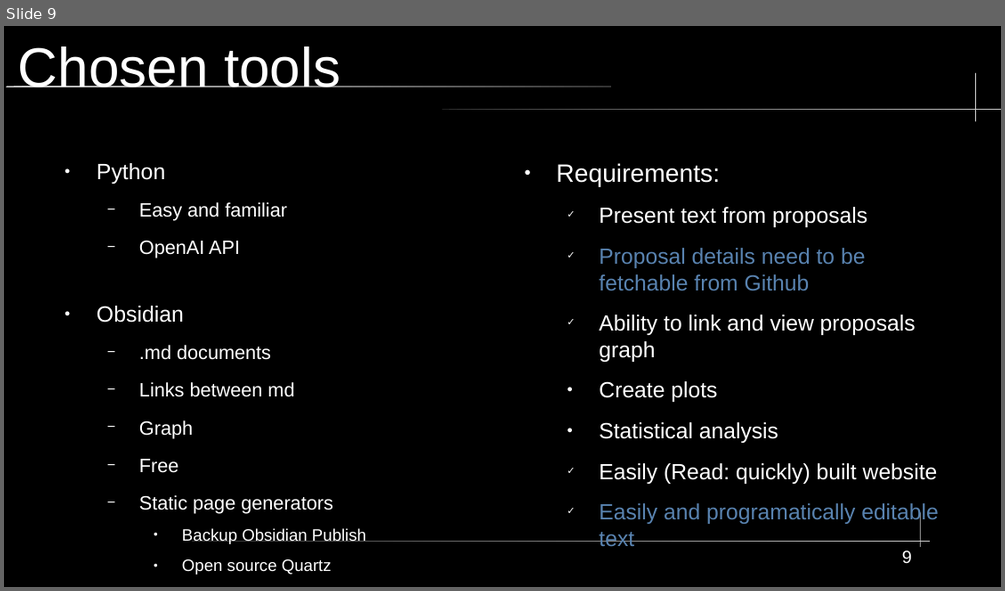
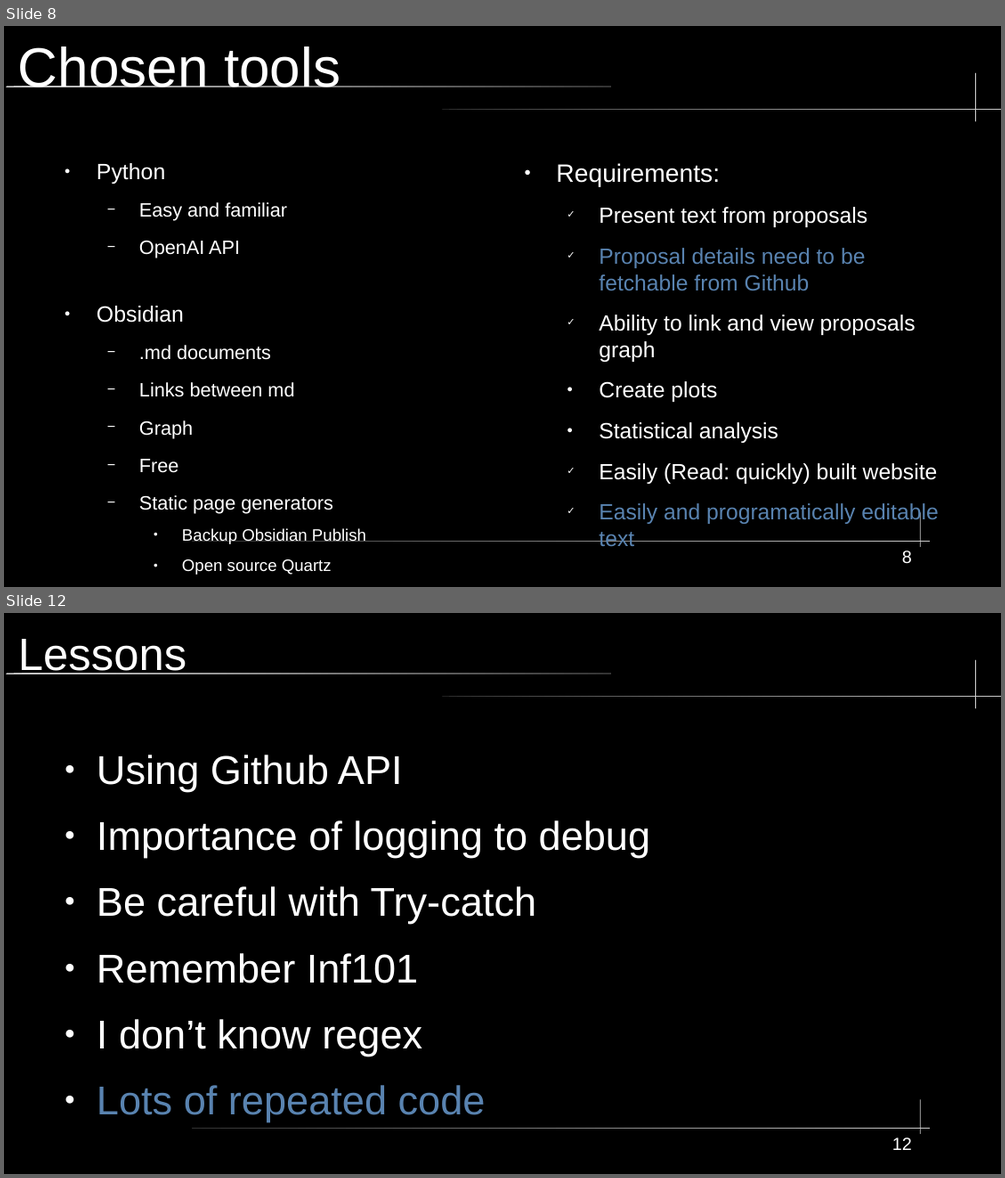
Before and after one commit to KWaloen/tc39_proposals_project, a slide deck: Data Analysis/Presentation/JS Proposals Project.odp. Shown one above the other, each under a label of ours: slide 9 before the commit, slides 8 and 12 after it; the slides between them are not shown. The pictures are 1005x591 and 1005x1178 pixels, drawn with LibreOffice and Linux fonts; fonts in the diff are those of the drawing. Boxes give left, top, right and bottom in pixels: in the first picture for what was removed or moved away, otherwise in the second. Text is boxed around its words. In the diff, an @@ line names an element or a change of style, - is before the commit and + after.

```diff
--- a/Data Analysis/Presentation/JS Proposals Project.odp
+++ b/Data Analysis/Presentation/JS Proposals Project.odp
@@ slide 12 added at bbox=[4, 613, 1001, 1174], background #000000; not listed: 5 template elements that a slide beside it also shows @@
@@ title added at bbox=[18, 639, 186, 674], 36 pt, text #FFFFFF @@
+Lessons
@@ text added at bbox=[97, 755, 651, 1122], 32 pt, text #FFFFFF @@
+● Using Github API
+● Importance of logging to debug
+● Be careful with Try-catch
+● Remember Inf101
+● I don’t know regex
+● Lots of repeated code
@@ page number added at bbox=[892, 1137, 912, 1150], 14 pt, text #FFFFFF @@
+12
@@ what was slide 9 is now slide 8 @@
@@ page number at bbox=[902, 550, 912, 564]: text changed @@
-9
+8
```
Also in this commit, not shown: 7 slides changed, 22 other slides added.
